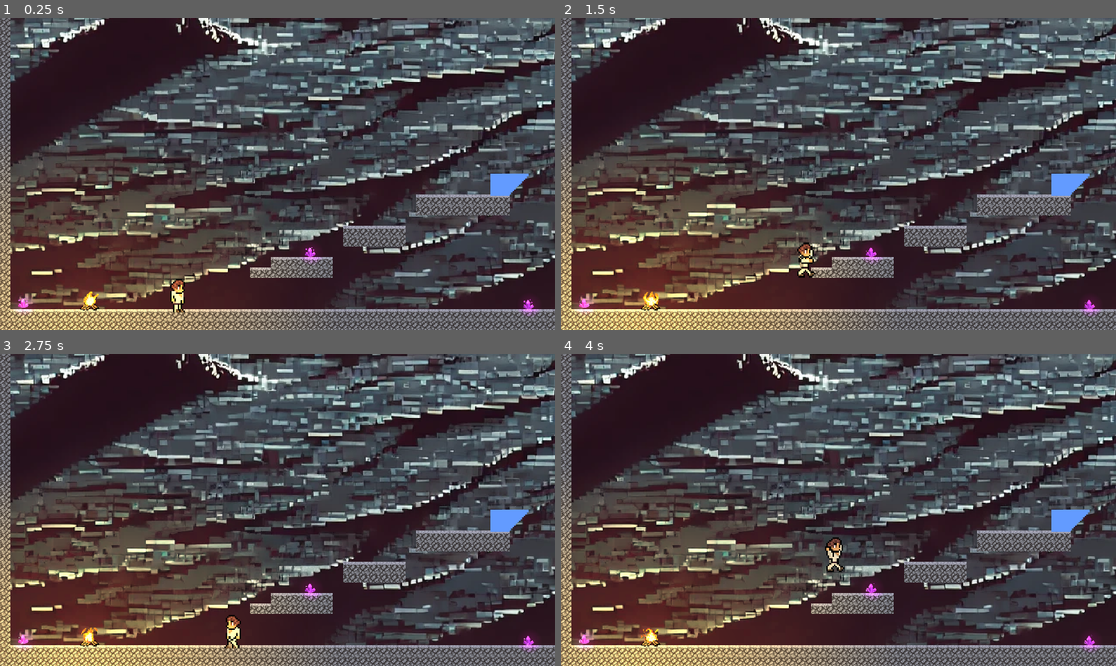
Above: before the commit, frames 1-4 (two rows, left to right).
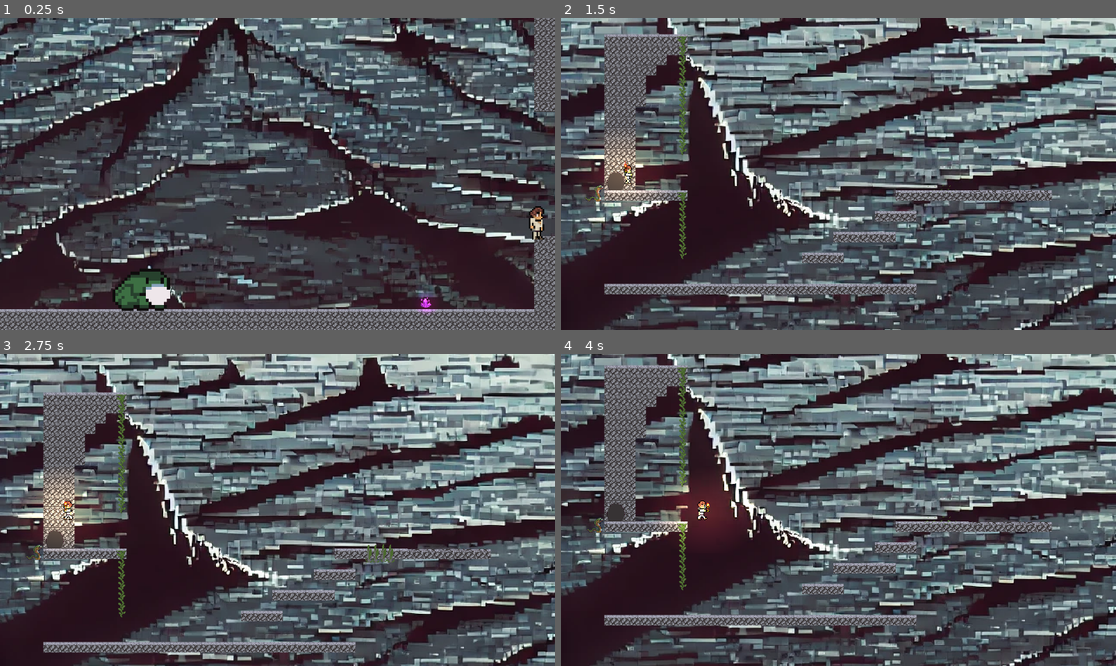
Above: after the commit, the same moments.

Repository: jingxin-anze/light-jump
Game: Godot game, scene res://Scenes/Level1/level_1.tscn
Same seed, same stepped clock (60 frames per second), same inputs: the game is played once before the commit and once after it. This scene is started directly instead of the project's main scene. Sound files missing from this copy of the repository are replaced by a short silence.
Inputs (mouse positions are in pixels of both pictures, inside the frame that each line leads up to):
- Up to frame 1 (0.25 s): no input
- Up to frame 2 (1.5 s): move the mouse to (960, 158) at 0.52 s; hold D (move_right) from 0.53 s (still down); tap J (attack) at 0.6 s; tap K (jump) at 0.77 s; move the mouse to (727, 189) at 1.27 s; tap Space (attack2) at 1.35 s
- Up to frame 3 (2.75 s): tap K (jump) at 1.52 s; move the mouse to (333, 441) at 2.02 s; release D (move_right) at 2.03 s; hold A (move_left) from 2.03 s (still down); click (333, 441) at 2.1 s
- Up to frame 4 (4 s): move the mouse to (810, 572) at 2.77 s; release A (move_left) at 2.78 s; hold D (move_right) from 2.78 s (still down); tap J (attack) at 2.85 s; tap K (jump) at 3.02, 3.77 s; move the mouse to (1005, 556) at 3.52 s; tap Space (attack2) at 3.6 s

The runs differ from the first frame. In frame 1, 70% of the frame differs, in the area x 0-100%, y 0-100%; in frame 2, 82%; in frame 3, 85%; in frame 4, 81%.

Commit message:
更改Torch物理层名称为Props

Diff:
--- a/Scenes/ChangeScene/change_scene.gd
+++ b/Scenes/ChangeScene/change_scene.gd
@@ -1,8 +1,26 @@
 extends Area2D
 
 @export var next_scene:PackedScene
+@onready var light: DirectionalLight2D = $DirectionalLight2D
+@onready var black_bg: Sprite2D = $BlackBg
 
 func _on_body_entered(body: Node2D) -> void:
 	if body.name=="Player":
 		AudioPlayer.clear()
+
+		var t:Tween=get_tree().create_tween()
+		t.set_parallel().tween_property(light,"energy",2,1)
+		t.set_parallel().tween_property(black_bg,"modulate:a",1,1)
+		var tw:Tween=get_tree().create_tween()
+		tw.set_parallel().tween_property(light,"energy",0,1)
+		tw.set_parallel().tween_property(black_bg,"modulate:a",0,1)
+
 		get_tree().call_deferred("change_scene_to_packed",next_scene)
+
+#func _ready() -> void:
+		#var t:Tween=get_tree().create_tween()
+		#t.set_parallel().tween_property(light,"energy",2,1)
+		#t.set_parallel().tween_property(black_bg,"modulate:a",1,1)
+		#var tw:Tween=get_tree().create_tween()
+		#tw.set_parallel().tween_property(light,"energy",0,1)
+		#tw.set_parallel().tween_property(black_bg,"modulate:a",0,1)
--- a/Scenes/ChangeScene/change_scene.tscn
+++ b/Scenes/ChangeScene/change_scene.tscn
@@ -1,10 +1,23 @@
-[gd_scene load_steps=2 format=3 uid="uid://dta85e3nl6oi1"]
+[gd_scene load_steps=3 format=3 uid="uid://dta85e3nl6oi1"]
 
 [ext_resource type="Script" path="res://Scenes/ChangeScene/change_scene.gd" id="1_jd0hn"]
+
+[sub_resource type="CanvasTexture" id="CanvasTexture_khs41"]
 
 [node name="ChangeScene" type="Area2D"]
 script = ExtResource("1_jd0hn")
 
 [node name="CollisionShape2D" type="CollisionShape2D" parent="."]
 
+[node name="DirectionalLight2D" type="DirectionalLight2D" parent="."]
+color = Color(1, 1, 1, 0.470588)
+energy = 0.0
+blend_mode = 1
+
+[node name="BlackBg" type="Sprite2D" parent="."]
+visible = false
+position = Vector2(968.25, 535.25)
+scale = Vector2(1933.5, 1071.5)
+texture = SubResource("CanvasTexture_khs41")
+
 [connection signal="body_entered" from="." to="." method="_on_body_entered"]
--- a/Scenes/Level1/level_1.tscn
+++ b/Scenes/Level1/level_1.tscn
@@ -95,6 +95,20 @@
 5:1/0/physics_layer_0/polygon_0/points = PackedVector2Array(-12, -12, 12, -12, 12, 12, -12, 12)
 5:2/0 = 0
 5:2/0/physics_layer_0/polygon_0/points = PackedVector2Array(-12, -12, 12, -12, 12, 12, -12, 12)
+0:5/0 = 0
+1:5/0 = 0
+2:5/0 = 0
+2:6/0 = 0
+1:6/0 = 0
+0:6/0 = 0
+5:4/0 = 0
+4:5/0 = 0
+5:5/0 = 0
+6:5/0 = 0
+6:6/0 = 0
+5:6/0 = 0
+3:6/0 = 0
+4:6/0 = 0
 
 [sub_resource type="TileSet" id="TileSet_pnhyn"]
 tile_size = Vector2i(24, 24)
@@ -155,7 +169,7 @@
 position = Vector2(2270, 992)
 
 [node name="Player" parent="." instance=ExtResource("2_bnyn2")]
-position = Vector2(437, 947)
+position = Vector2(2529, 774)
 scale = Vector2(3.5, 3.5)
 SPEED = 170.0
 jump_height = 120.0
@@ -207,11 +221,13 @@
 script = ExtResource("4_43tl7")
 
 [node name="Area2D" type="Area2D" parent="Props/Bonfire"]
+collision_layer = 16
 
 [node name="CollisionShape2D" type="CollisionShape2D" parent="Props/Bonfire/Area2D"]
 shape = SubResource("CircleShape2D_ttpon")
 
 [node name="SoundFree" type="Area2D" parent="Props/Bonfire"]
+collision_layer = 16
 
 [node name="CollisionShape2D" type="CollisionShape2D" parent="Props/Bonfire/SoundFree"]
 position = Vector2(79.75, -106.25)
--- a/project.godot
+++ b/project.godot
@@ -81,7 +81,7 @@
 2d_physics/layer_1="Player"
 2d_physics/layer_2="Enemy"
 2d_physics/layer_3="Ground"
-2d_physics/layer_5="Torch"
+2d_physics/layer_5="Props"
 
 [rendering]
 
